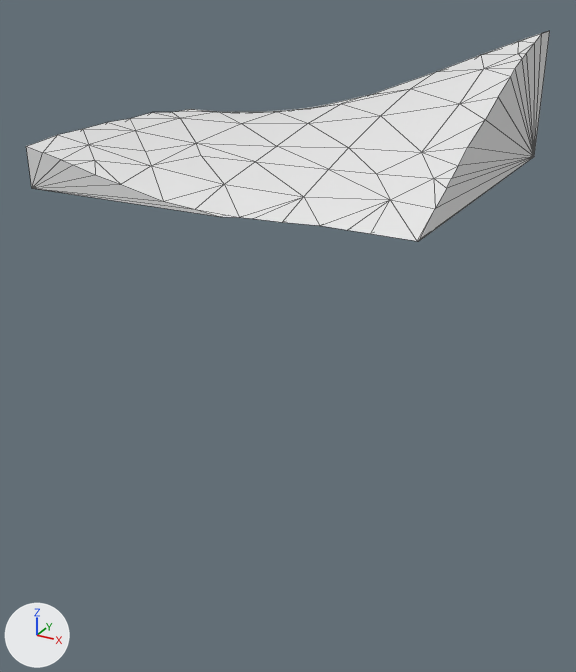
The glTF model assets/terrain/surface_pieces/surf_27_3.glb: old version first, new version second.
Camera for both pictures: a 50 mm lens placed at (32.52, 82.92, -17.7), pointed at (27.45, 92.14, -22.31). The lights are fixed; the arrows at lower left show +X, +Y and +Z. The older version comes first. Mesh edges are drawn as thin lines. Where no turn or scale is listed for an object, it has been applied to the vertices.

The first picture shows 'geometry_0'.
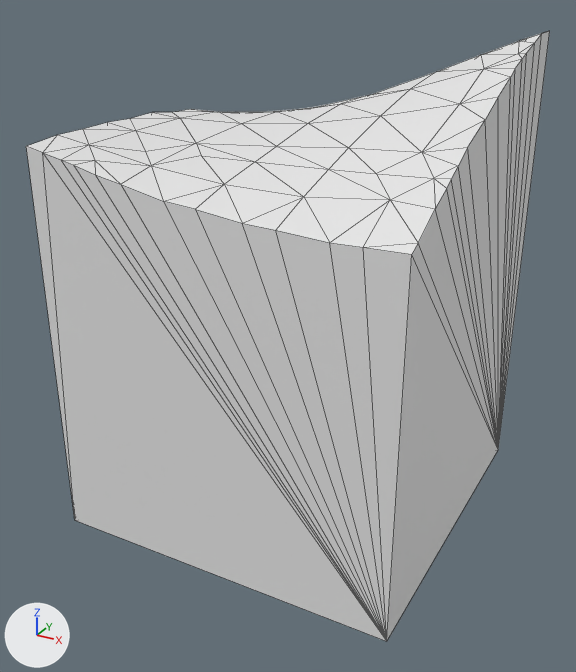
Boxes (x1, y1, x2, y2) around the edits, measured in the pictures (576 x 672 px):
```json
{"object": "geometry_0", "change": "reshaped", "before": [26, 31, 550, 241], "after": [26, 31, 550, 641], "on screen": "190% taller"}
```

The change, as JSON lines over the scene's bpy script:
```json
{"block": "me_geometry_0", "where": "# used by ob_geometry_0; location = (0.0, 0.0, 0.0)"}
{"op": "remove", "block": "me_geometry_0", "code": "me_geometry_0.from_pydata(...)  # 96 vertices, 188 faces; spans x 25.0..30.0, y 90.0..95.0, z -20.0..-18.27"}
{"op": "add", "block": "me_geometry_0", "code": "me_geometry_0.from_pydata(...)  # 94 vertices, 184 faces; spans x 25.0..30.0, y 90.0..95.0, z -25.0..-18.27"}
{"block": "me_geometry_0", "change": "me_geometry_0 part 1"}
{"block": "me_geometry_0", "change": "9 vertices are removed from x 25.0..30.0, y 90.0..95.0, z -20.0"}
{"block": "me_geometry_0", "change": "70 faces are deleted"}
{"block": "me_geometry_0", "change": "3 vertices move from x 28.49..29.98, y 90.14..90.21, z -20.0 to x 28.48..30.0, y 90.0..90.16, z -20.1..-20.01"}
{"block": "me_geometry_0", "change": "7 vertices are added at x 25.0..30.0, y 90.0..95.0, z -25.0..-20.04"}
{"block": "me_geometry_0", "change": "66 new faces join them"}
```
